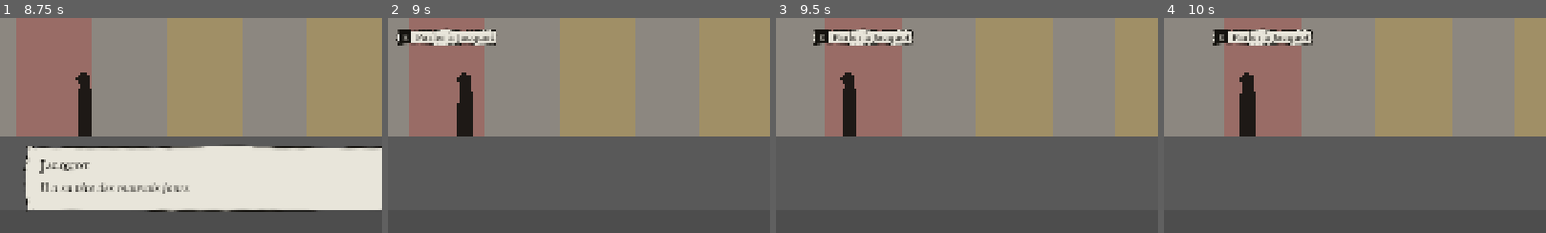
Above: before the commit, frames 1-4 (left to right).
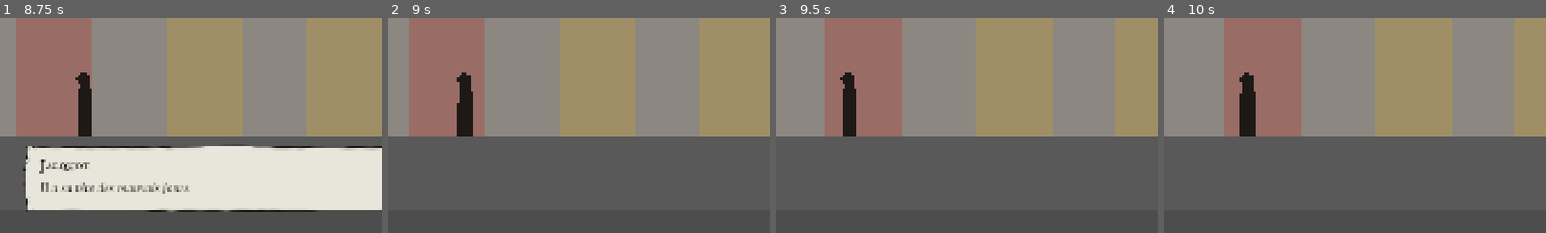
Above: after the commit, the same moments.

Repository: Mazklaus/le-dernier-pli
Game: Godot game, scene res://scenes/titre/titre.tscn
Same seed, same stepped clock (60 frames per second), same inputs: the game is played once before the commit and once after it.
Inputs (mouse positions are % of the whole screen's width and height, from its top left):
- Up to frame 1 (8.75 s): tap Enter (ui_accept) at 0.5, 0.77, 3.77, 5.75, 7.25, 7.52, 8 s; move the mouse to (72, 45) at 0.52 s; hold D (deplacer_droite) 0.53-1.25 s; tap 1 (choix_1) at 0.6 s; click (72, 45) at 0.67 s; drag from (30, 55) to (51, 70) at 1.27 s; move the mouse to (60, 28) at 2.02 s; hold D (deplacer_droite) 2.03-2.75 s; tap 3 (choix_3) at 2.1 s; drag from (45, 70) to (20, 35) at 2.77 s; move the mouse to (80, 65) at 3.52 s; press the mouse at (80, 65) at 3.53 s; hold A (deplacer_gauche) 3.53-4.25 s; release the mouse at (80, 65) at 4.25 s; drag from (70, 90) to (50, 71) at 4.27 s; move the mouse to (55, 50) at 5.02 s; hold A (deplacer_gauche) 5.03-5.75 s; hold Shift 5.03-5.75 s; click (55, 50) at 5.17 s; drag from (35, 25) to (50, 71) at 5.77 s; click (70, 86) at 6.52 s; move the mouse to (72, 45) at 7.27 s; hold D (deplacer_droite) 7.28-8 s; tap Ctrl at 7.35 s; drag from (30, 55) to (45, 70) at 8.02 s
- Up to frame 2 (9 s): tap Enter (ui_accept) at 8.75 s; move the mouse to (60, 28) at 8.77 s; hold A (deplacer_gauche) from 8.78 s (still down); tap 1 (choix_1) at 8.85 s
- Up to frame 3 (9.5 s): keep holding A (deplacer_gauche)
- Up to frame 4 (10 s): release A (deplacer_gauche) at 9.5 s; drag from (45, 70) to (20, 35) at 9.52 s
The pictures show only the part of the screen within x 39-89%, y 50-100%; the shares and areas given below are measured in that part.

Frame 1 is identical in both runs. In frame 2, 1.8% of the frame differs, in the area x 2-29%, y 4-13%; in frame 3, 1.8%; in frame 4, 1.9%, in the area x 12-39%, y 4-13%.

Commit message:
Empêche les rencontres des étapes 1 et 2 de se rejouer
Corrige #52 : une rencontre rejouée redonnait ses gains (cantine, Cendre,
sape, poste, mort...). Les rencontres posent maintenant une_seule_fois,
sauf le Guetteur, qu'on peut regarder encore et qui ne donne rien. Les
détails restent rejouables.

Co-Authored-By: Claude Opus 5.5 <noreply@anthropic.com>
Claude-Session: https://claude.ai/code/session_011WbKxC1GLvqHLYTAssGGfb

Diff:
--- a/scenes/etapes/etape_01/etape_01.tscn
+++ b/scenes/etapes/etape_01/etape_01.tscn
@@ -585,6 +585,7 @@
 dialogue = ExtResource("13")
 libelle = "Monter"
 fin_etape = true
+une_seule_fois = true
 metadata/note_level_design = "Lamarre au pied de l'échelle : regarder le pli, monter, bilan"
 
 [node name="Visuel" type="ColorRect" parent="Surface/PiedEchelle/e1_parapet"]
--- a/scenes/etapes/etape_01/lieux/abri_sergent.tscn
+++ b/scenes/etapes/etape_01/lieux/abri_sergent.tscn
@@ -190,6 +190,7 @@
 rencontre_id = &"e1_ordre"
 dialogue = ExtResource("4")
 libelle = "Parler au sergent"
+une_seule_fois = true
 metadata/note_level_design = "Lamarre assis devant la bougie, au fond : le pli, la lampe, une ration"
 
 [node name="Visuel" type="ColorRect" parent="Rencontres/e1_ordre"]
--- a/scenes/etapes/etape_01/lieux/cantine.tscn
+++ b/scenes/etapes/etape_01/lieux/cantine.tscn
@@ -165,6 +165,7 @@
 rencontre_id = &"e1_cantine"
 dialogue = ExtResource("4")
 libelle = "Parler à la Ravaude"
+une_seule_fois = true
 metadata/note_level_design = "Mère Ravaude derrière la marmite : gamelle, Aurèle"
 
 [node name="Visuel" type="ColorRect" parent="Rencontres/e1_cantine"]
--- a/scenes/etapes/etape_01/lieux/chapelle.tscn
+++ b/scenes/etapes/etape_01/lieux/chapelle.tscn
@@ -165,6 +165,7 @@
 rencontre_id = &"e1_cendre"
 dialogue = ExtResource("4")
 libelle = "S'approcher de Cassien"
+une_seule_fois = true
 metadata/note_level_design = "Cassien devant l'autel de sacs : la Cendre au front"
 
 [node name="Visuel" type="ColorRect" parent="Rencontres/e1_cendre"]
--- a/scenes/etapes/etape_01/lieux/couchette.tscn
+++ b/scenes/etapes/etape_01/lieux/couchette.tscn
@@ -109,6 +109,7 @@
 rencontre_id = &"e1_reveil"
 dialogue = ExtResource("2")
 libelle = "Parler à Jacquot"
+une_seule_fois = true
 metadata/note_level_design = "Jacquot réveille Tobie et indique l'abri du sergent"
 
 [node name="Visuel" type="ColorRect" parent="Rencontres/e1_reveil"]
--- a/scenes/etapes/etape_01/lieux/sape_sortie.tscn
+++ b/scenes/etapes/etape_01/lieux/sape_sortie.tscn
@@ -174,6 +174,7 @@
 libelle = "Parler à Jacquot"
 rencontre_requise = &"e1_cendre"
 titre_si_verrouille = "refus_sans_cendre"
+une_seule_fois = true
 metadata/note_level_design = "Jacquot de garde : sans Cendre il bloque, avec Cendre l'adieu se lance"
 
 [node name="Visuel" type="ColorRect" parent="Rencontres/e1_adieu"]
--- a/scenes/etapes/etape_01/lieux/vieille_sape.tscn
+++ b/scenes/etapes/etape_01/lieux/vieille_sape.tscn
@@ -140,6 +140,7 @@
 rencontre_id = &"e1_sape"
 dialogue = ExtResource("3")
 libelle = "Entrer dans la sape"
+une_seule_fois = true
 metadata/note_level_design = "Choix à l'entrée : allumer la lanterne ou rester dans le noir"
 
 [node name="Visuel" type="ColorRect" parent="Rencontres/e1_sape"]
--- a/scenes/etapes/etape_02/etape_02.tscn
+++ b/scenes/etapes/etape_02/etape_02.tscn
@@ -297,6 +297,7 @@
 rencontre_id = &"e2_poste"
 dialogue = ExtResource("6")
 libelle = "Parler au caporal"
+une_seule_fois = true
 metadata/note_level_design = "Brisse garde la chicane : sceau, ration, réchauffer la cire, témoin"
 
 [node name="Visuel" type="ColorRect" parent="Surface/Poste/e2_poste"]
@@ -349,6 +350,7 @@
 rencontre_id = &"e2_barbeles"
 dialogue = ExtResource("8")
 libelle = "Avancer dans la brume"
+une_seule_fois = true
 metadata/note_level_design = "Lanterne ou noir ; dans le noir, ramper ou foncer (une fois pour les deux ceintures)"
 
 [node name="Visuel" type="ColorRect" parent="Surface/Brouillard/e2_barbeles"]
@@ -448,6 +450,7 @@
 rencontre_id = &"e2_mort"
 dialogue = ExtResource("9")
 libelle = "Regarder le mort"
+une_seule_fois = true
 metadata/note_level_design = "Le mort dans les fils, le bras tendu : doigt, poches ou nom"
 
 [node name="Visuel" type="ColorRect" parent="Surface/Brouillard/e2_mort"]
@@ -635,6 +638,7 @@
 dialogue = ExtResource("11")
 libelle = "Écouter le vent"
 fin_etape = true
+une_seule_fois = true
 metadata/note_level_design = "Le cantique lointain ; lecture de la ligne 1 si sceau réchauffé ; la marche"
 
 [node name="Visuel" type="ColorRect" parent="Surface/Souche/e2_cantique"]
--- a/tests/unit/test_etape_01_maquette.gd
+++ b/tests/unit/test_etape_01_maquette.gd
@@ -142,3 +142,9 @@
 				continue
 			assert_true(absf(a.global_position.x - b.global_position.x) >= 200.0,
 				"%s trop près de %s" % [a.name, b.name])
+
+
+func test_les_rencontres_ne_se_rejouent_pas_sauf_le_guetteur() -> void:
+	for id in RENCONTRES:
+		var attendu := id != &"e1_guetteur"
+		assert_eq(_etape.trouver_declencheur(id).une_seule_fois, attendu, "une_seule_fois de %s" % id)
--- a/tests/unit/test_etape_02_maquette.gd
+++ b/tests/unit/test_etape_02_maquette.gd
@@ -132,3 +132,8 @@
 				continue
 			assert_true(absf(a.global_position.x - b.global_position.x) >= 200.0,
 				"%s trop près de %s" % [a.name, b.name])
+
+
+func test_les_rencontres_ne_se_rejouent_pas() -> void:
+	for id in RENCONTRES:
+		assert_true(_etape.trouver_declencheur(id).une_seule_fois, "%s se rejoue" % id)
